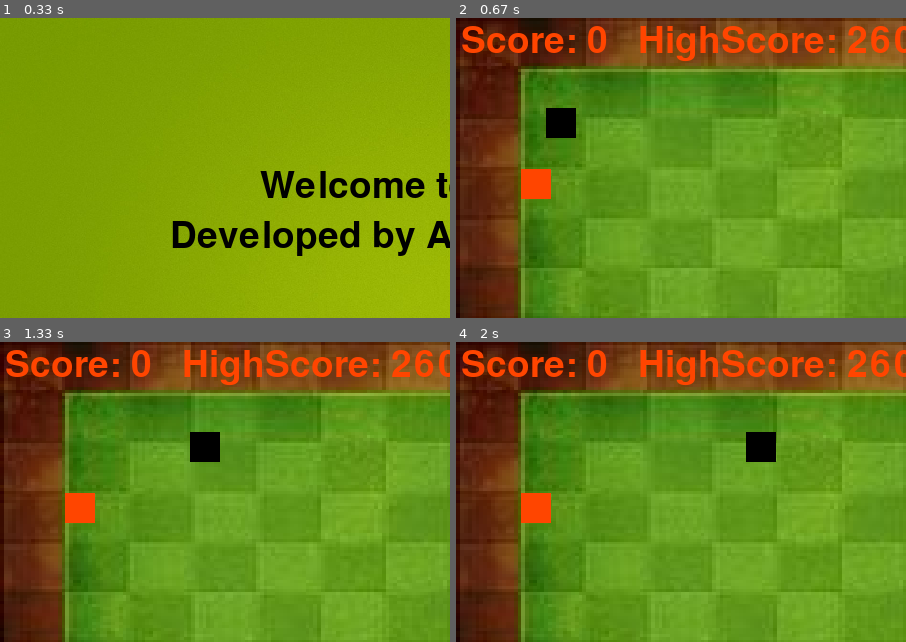
Above: before the commit, frames 1-4 (two rows, left to right).
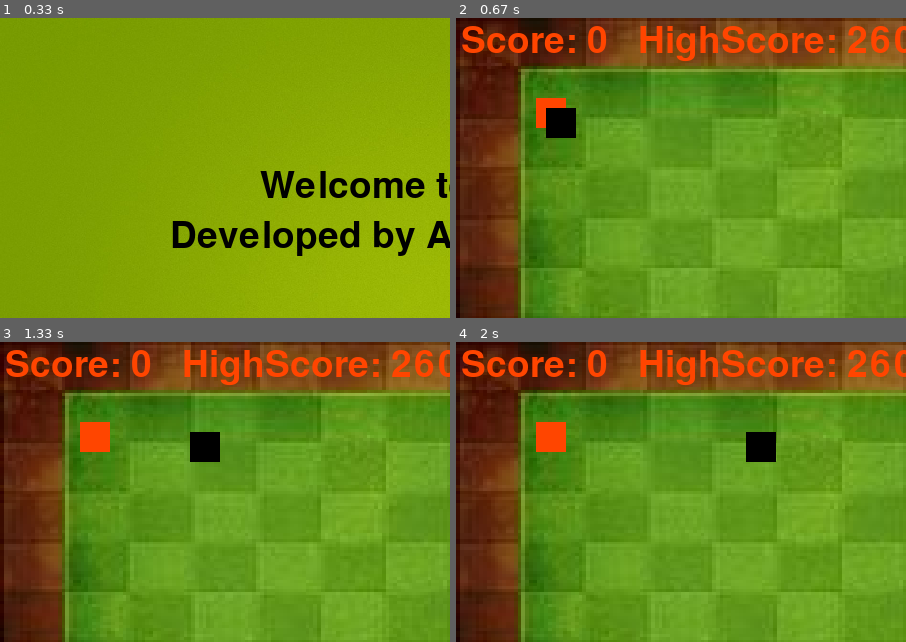
Above: after the commit, the same moments.

Repository: AnubhavMadhav/PyGames
Game: pygame game, started from 01- Snake/snake.py
Two runs of this game, one before a commit and one after it. Both use one fixed random seed, a clock stepped at 60 frames per second and the inputs below.
Inputs:
- Up to frame 1 (0.33 s): no input
- Up to frame 2 (0.67 s): tap Space at 0.33 s
- Up to frame 3 (1.33 s): hold Right 0.67-1.13 s; hold Right from 1.17 s (still down)
- Up to frame 4 (2 s): release Right at 1.47 s
The pictures show only the part of the screen within x 0-50%, y 0-50%; the shares and areas given below are measured in that part.

Frame 1 is identical in both runs. In frame 2, 1.0% of the frame differs, in the area x 14-25%, y 26-61%; in frame 3, 1.3%; in frame 4, 1.3%.

Commit message:
more bugs fixed

Diff:
--- a/01- Snake/snake.py
+++ b/01- Snake/snake.py
@@ -79,8 +79,8 @@
     init_velocity = 5
     velocity_x = 0
     velocity_y = 0
-    food_x = random.randint(50, screen_width / 2)
-    food_y = random.randint(50, screen_height / 2)
+    food_x = random.randint(80, 80)
+    food_y = random.randint(80, 80)
     food_size = 30
     score = 0
     fps = 30  # frames per second
